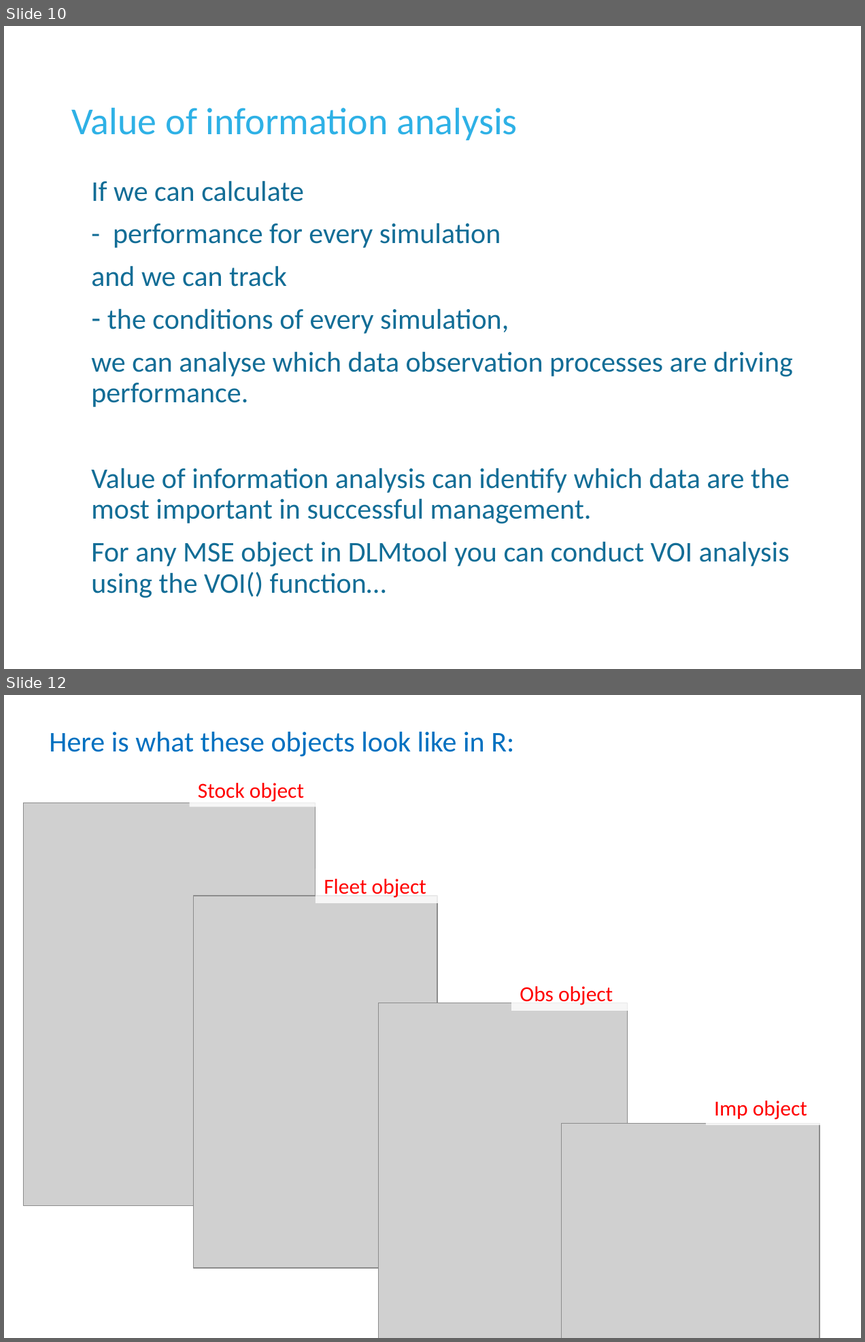
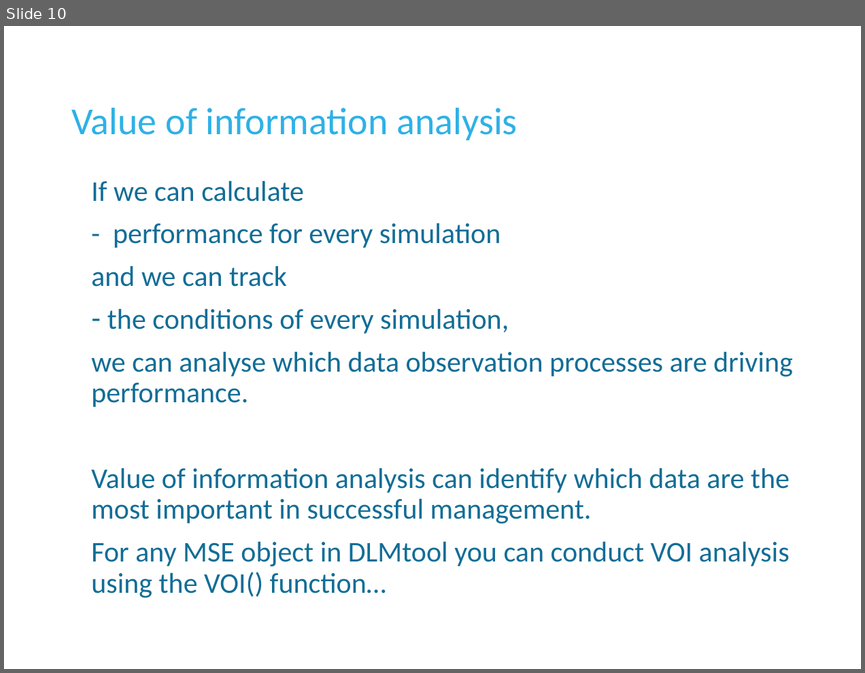
Before and after one commit to DLMtool/DLMDev, a slide deck: Disused code/Misc/Lectures/3 Customizing DLMtool/L3b Specifying MPs and other MSE outputs.pptx. Shown one above the other, each under a label of ours: slides 10 and 12 before the commit, slide 10 after it; the slides between them are not shown. The pictures are 865x1342 and 865x673 pixels, drawn with LibreOffice and Linux fonts; fonts in the diff are those of the drawing; grey boxes stand for pictures; background and template pictures are left out. Boxes give left, top, right and bottom in pixels: in the first picture for what was removed or moved away, otherwise in the second. Text is boxed around its words. In the diff, an @@ line names an element or a change of style, - is before the commit and + after.

```diff
--- a/Disused code/Misc/Lectures/3 Customizing DLMtool/L3b Specifying MPs and other MSE outputs.pptx
+++ b/Disused code/Misc/Lectures/3 Customizing DLMtool/L3b Specifying MPs and other MSE outputs.pptx
@@ slide 12 removed at box(4, 695, 861, 1338), background #FFFFFF @@
@@ text removed at box(49, 731, 514, 757) @@
-Here is what these objects look like in R:
@@ rectangle removed at box(189, 772, 344, 807) @@
-Stock object
@@ picture removed at box(24, 803, 316, 1206) @@
@@ rectangle removed at box(315, 869, 470, 903) @@
-Fleet object
@@ picture removed at box(193, 896, 436, 1268) @@
@@ rectangle removed at box(511, 976, 666, 1011) @@
-Obs object
@@ picture removed at box(379, 1002, 628, 1338) @@
@@ rectangle removed at box(706, 1090, 861, 1124) @@
-Imp object
@@ picture removed at box(562, 1123, 820, 1338) @@
```
Also in this commit, not shown: 4 slides added, 5 other slides removed, 6 other files.
